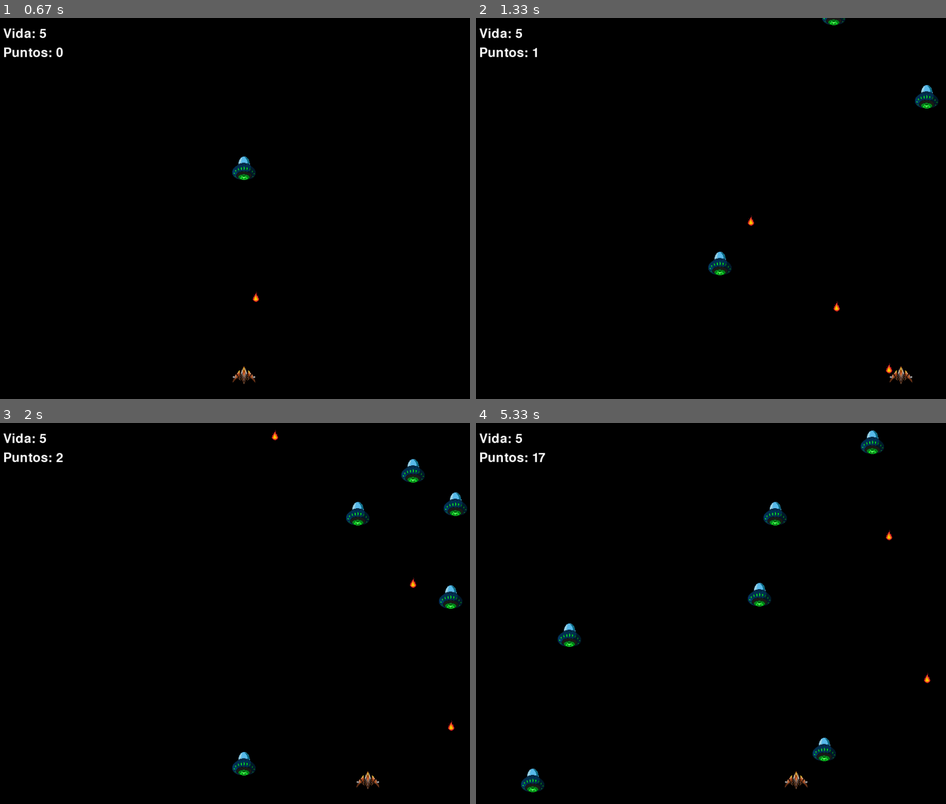
Above: before the commit, frames 1-4 (two rows, left to right).
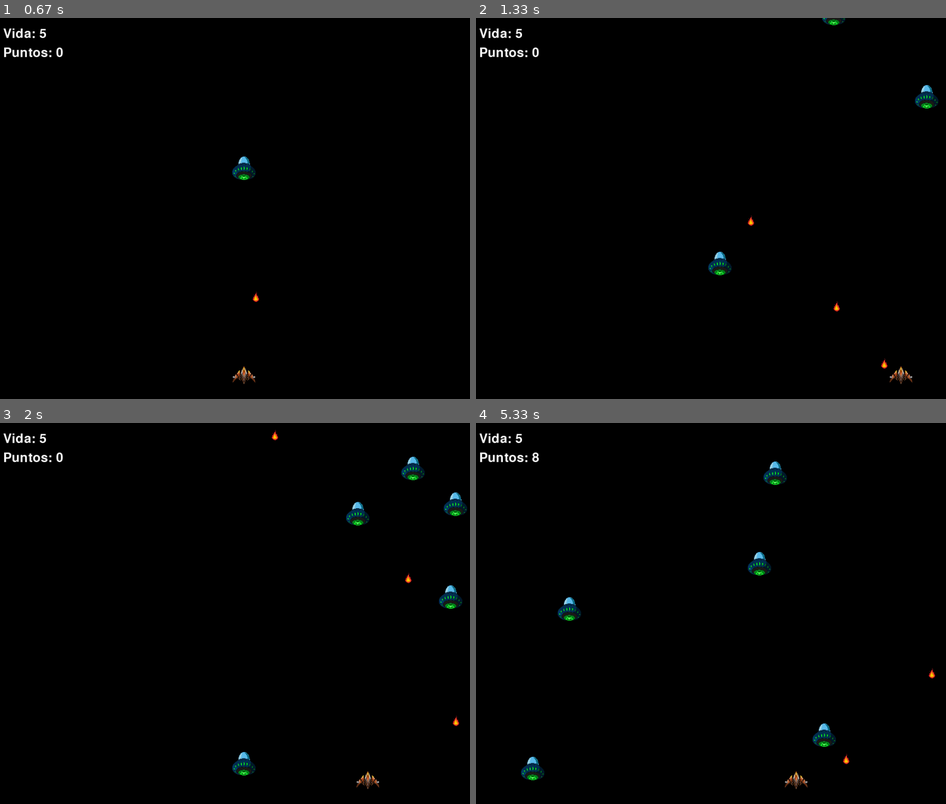
Above: after the commit, the same moments.

Repository: jocsanmj/Pygame
Game: pygame game, started from Game/pygame1.py
Two runs of this game, one before a commit and one after it. Both use one fixed random seed, a clock stepped at 60 frames per second and the inputs below.
Inputs:
- Up to frame 1 (0.67 s): tap Space at 0.33 s
- Up to frame 2 (1.33 s): hold D 0.67-1.13 s; tap Space at 0.73, 1.03, 1.23 s; hold D from 1.17 s (still down)
- Up to frame 3 (2 s): tap Space at 1.53, 1.73 s; release D at 1.63 s; hold A from 1.67 s (still down)
- Up to frame 4 (5.33 s): tap Space at 2.03, 2.3, 2.6, 2.73, 3.03, 3.4, 3.7, 3.9, 4.2, 4.4, 4.7, 4.9, 5.2 s; release A at 2.2 s; hold A 2.23-2.63 s; hold D 2.67-3.3 s; hold A 3.33-3.8 s; hold D 3.83-4.3 s; hold D 4.33-4.8 s; hold A from 4.83 s (still down)

Frame 1 is identical in both runs. In frame 2, less than 0.1% of the frame differs, in the area x 11-89%, y 7-94%; in frame 3, 0.3%; in frame 4, 2.2%, in the area x 9-98%, y 1-97%.

Commit message:
update puntuation

Diff:
--- a/Game/pygame1.py
+++ b/Game/pygame1.py
@@ -26,7 +26,7 @@
 enemigos = []  # Lista para almacenar enemigos.
 balas = [] # Lista para almacenar las balas
 ultima_bala = 0  # Almacena el tiempo en el que se disparó la última bala.
-tiempo_entre_balas = 200  # Define el tiempo en milisegundos que debe pasar entre cada disparo.
+tiempo_entre_balas = 180  # Define el tiempo en milisegundos que debe pasar entre cada disparo.
 
 # Añade un enemigo en el centro de la parte superior de la ventana.
 enemigos.append(Enemigo(ANCHO / 2, 100))  # Crea una instancia de la clase Enemigo en la posición (ANCHO/2, 100).
@@ -78,7 +78,7 @@
         tiempo_pasado = 0  # Reinicia el tiempo pasado.
         tiempo_entre_enemigos = random.randint(50, tiempo_entre_enemigos_base) #Añadir mas enemigos con forme el tiempo
         if tiempo_entre_enemigos_base > 80: #Condicion para saber el tiempo jugado
-            tiempo_entre_enemigos_base -= 20 #Se añaden mas enemigo
+            tiempo_entre_enemigos_base -= 5 #Se añaden mas enemigo
 
     eventos = pygame.event.get()  # Obtiene todos los eventos que han ocurrido.
 
@@ -124,11 +124,11 @@
             if pygame.Rect.colliderect(bala.rect, enemigo.rect):  # Si la colisión entre la bala y el enemigo ocurre.
                 enemigo.vida -= 1 #Disminuye la vida del enemigo por cada bala que lo coliciona
                 balas.remove(bala)  # Elimina la bala de la lista de balas ya que impactó en el enemigo.
-                puntos += 1 #Suma un punto por cada enemigo eliminado
 
         # Verifica si la vida del enemigo esta completa
         if enemigo.vida <= 0: # Si la vida del enemigo es menor que 0
             enemigos.remove(enemigo ) # Se elmina al enemigo y se nos suma 1 punto
+            puntos += 3 #Suma puntos por cada enemigo eliminado
 
     # Dibuja todas las balas
     for bala in balas:
--- a/puntuaciones.txt
+++ b/puntuaciones.txt
@@ -22,3 +22,8 @@
 & C:/Users/Hp/AppData/Local/Programs/Python/Python312/python.exe c:/Users/Hp/Documents/Python/Pygame/Game/pygame1.py - 165
 & C:/Users/Hp/AppData/Local/Programs/Python/Python312/python.exe c:/Users/Hp/Documents/Python/Pygame/Game/pygame1.py - 11
 & C:/Users/Hp/AppData/Local/Programs/Python/Python312/python.exe c:/Users/Hp/Documents/Python/Pygame/Game/pygame1.py - 7
+& C:/Users/Hp/AppData/Local/Programs/Python/Python312/python.exe c:/Users/Hp/Documents/Python/Pygame/Game/pygame1.py - 11
+& C:/Users/Hp/AppData/Local/Programs/Python/Python312/python.exe c:/Users/Hp/Documents/Python/Pygame/Game/pygame1.py - 170
+& C:/Users/Hp/AppData/Local/Programs/Python/Python312/python.exe c:/Users/Hp/Documents/Python/Pygame/Game/pygame1.py - 319
+& C:/Users/Hp/AppData/Local/Programs/Python/Python312/python.exe c:/Users/Hp/Documents/Python/Pygame/Game/pygame1.py - 6
+& C:/Users/Hp/AppData/Local/Programs/Python/Python312/python.exe c:/Users/Hp/Documents/Python/Pygame/Game/pygame1.py - 4
